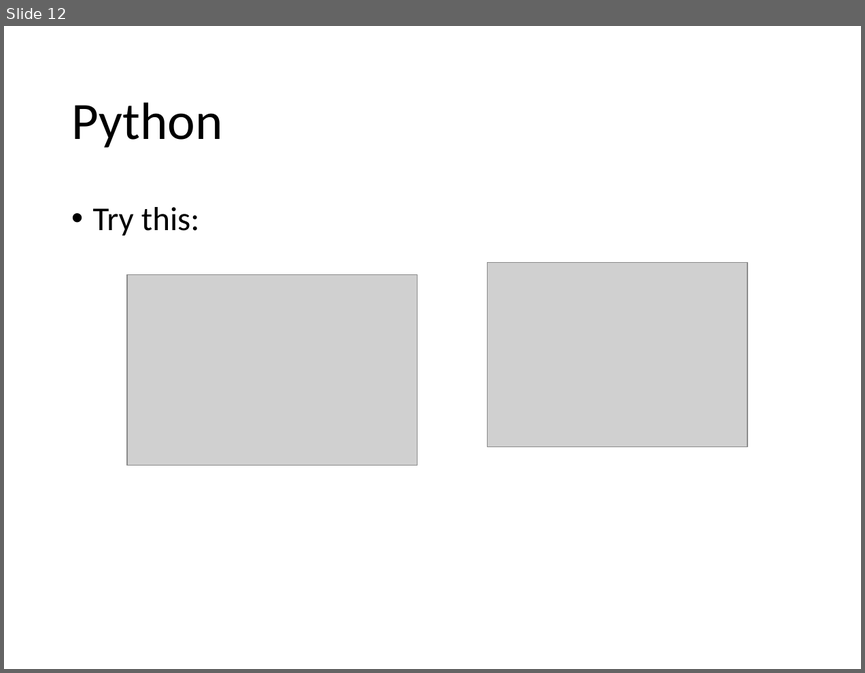
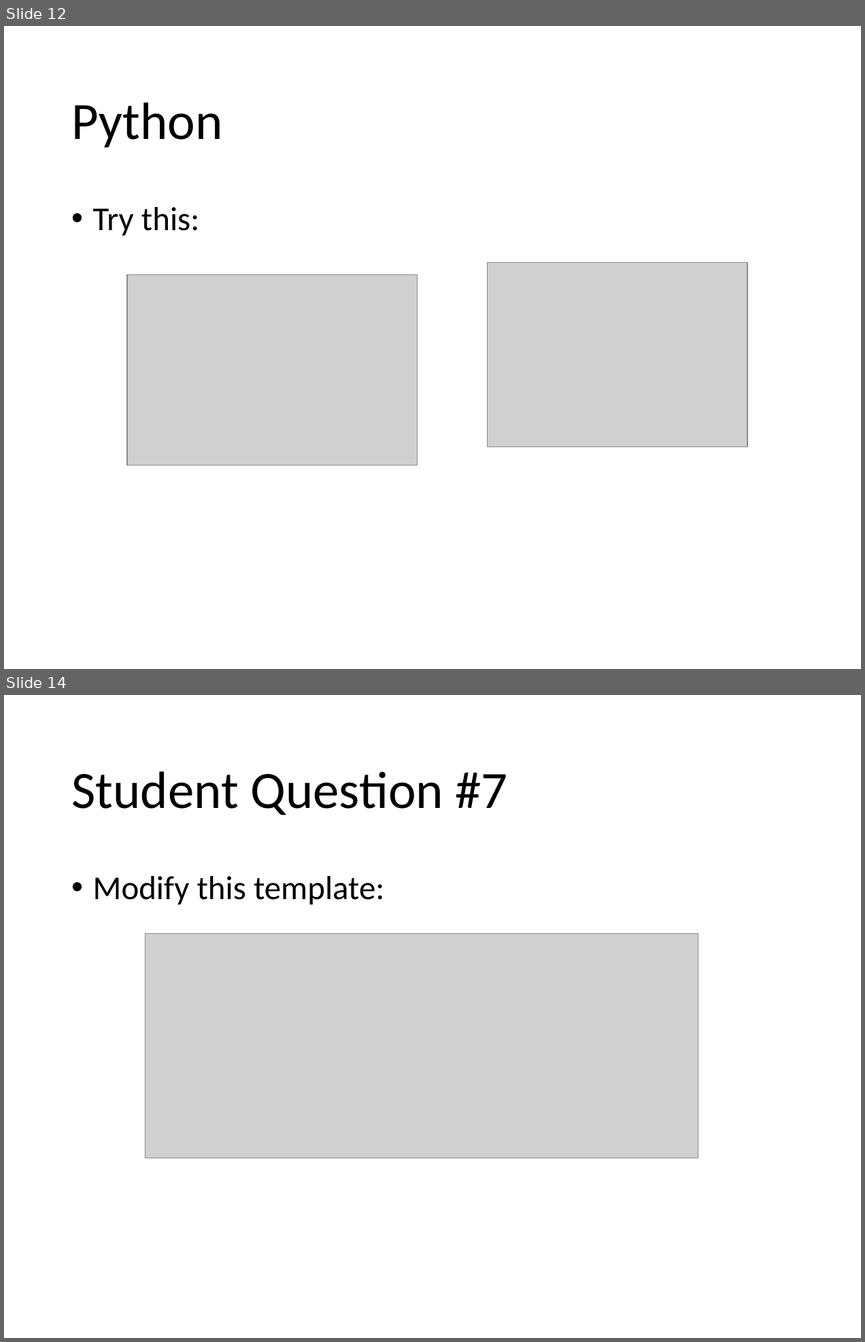
Before and after one commit to Greg5519/ICS3C0, a slide deck: Topic B Programming Skills/B.7 Lesson - ASCII Encoding.pptx. Shown one above the other, each under a label of ours: slide 12 before the commit, slides 12 and 14 after it; the slides between them are not shown. The pictures are 865x673 and 865x1342 pixels, drawn with LibreOffice and Linux fonts; fonts in the diff are those of the drawing; grey boxes stand for pictures. Boxes give left, top, right and bottom in pixels: in the first picture for what was removed or moved away, otherwise in the second. Text is boxed around its words. In the diff, an @@ line names an element or a change of style, - is before the commit and + after.

```diff
--- a/Topic B Programming Skills/B.7 Lesson - ASCII Encoding.pptx
+++ b/Topic B Programming Skills/B.7 Lesson - ASCII Encoding.pptx
@@ slide 14 added at [4,695,861,1338], background #FFFFFF @@
@@ title added at [71,771,507,815], 44 pt, text #000000 @@
+Student Question #7
@@ text added at [93,876,385,904], 28 pt, text #000000 @@
+• Modify this template:
@@ picture added at [145,933,698,1157] @@
```
Also in this commit, not shown: 2 slides changed, 1 other slide added.
